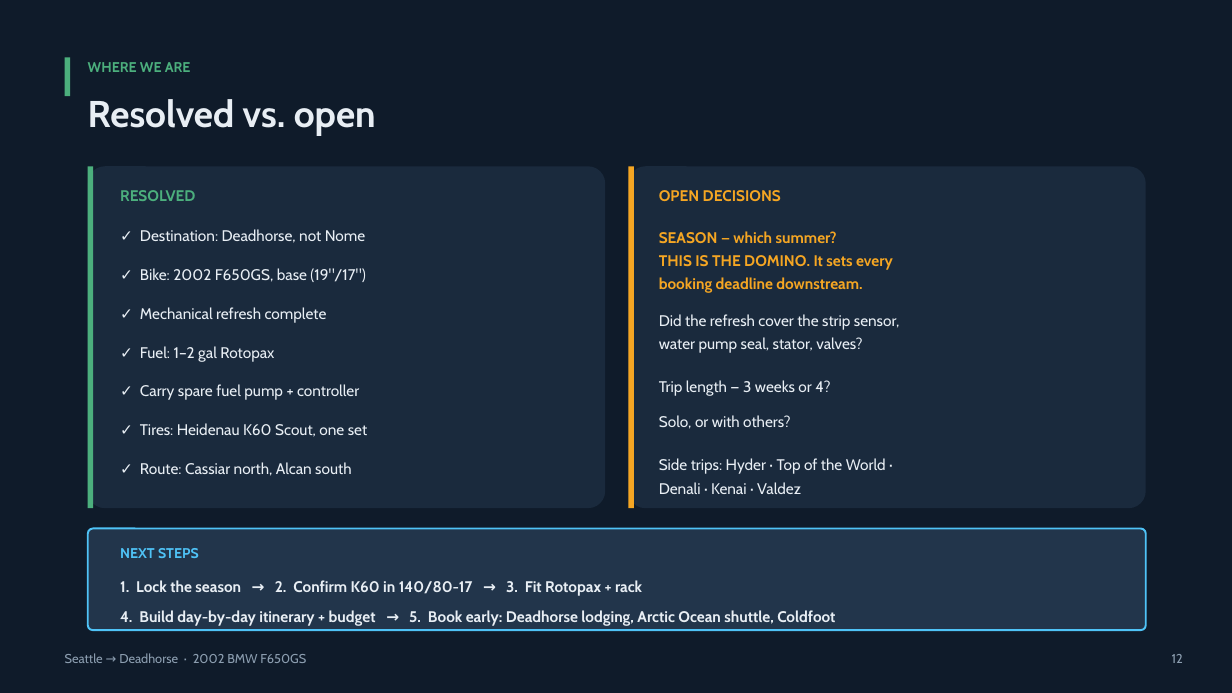
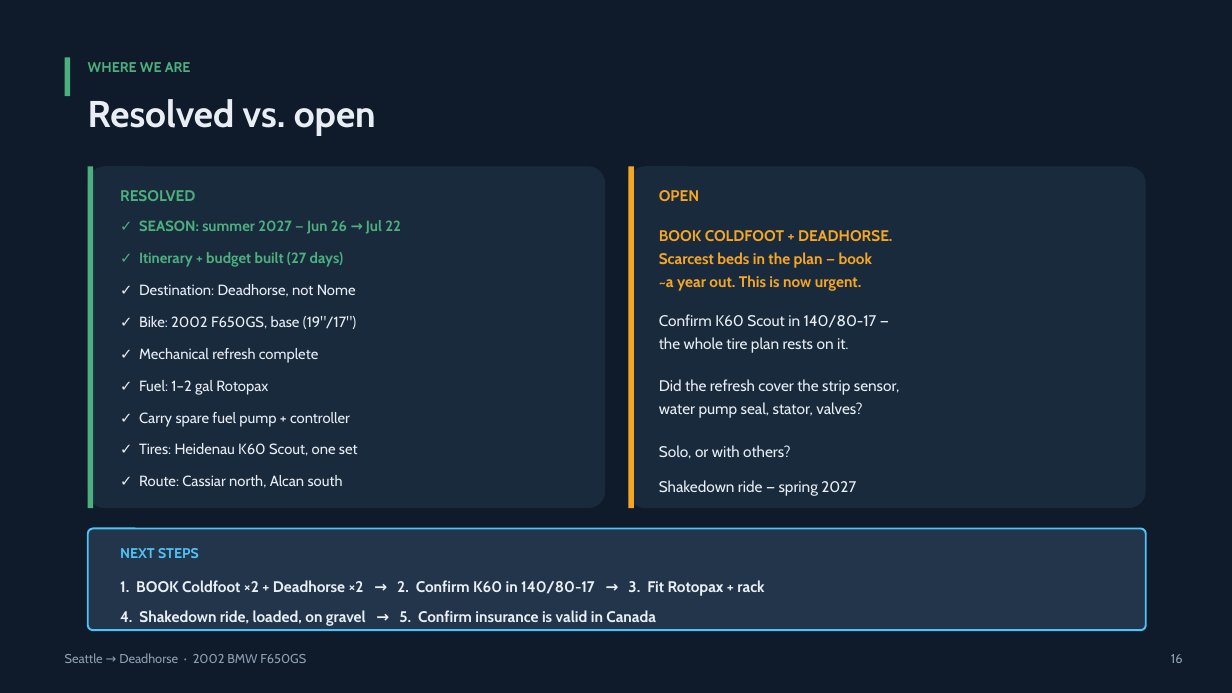
Before and after one commit to jrb985/alaska-trip, a slide deck: slide 16 of docs/Seattle_to_Deadhorse_Trip_Plan.pptx (slide 12 before the commit). Drawn at 1232x693 pixels with LibreOffice and Linux fonts; fonts in the diff are those of the drawing. Boxes give left, top, right and bottom in pixels: in the first picture for what was removed or moved away, otherwise in the second. Text is boxed around its words. In the diff, an @@ line names an element or a change of style, - is before the commit and + after.

Commit message:
Lock summer 2027: add day-by-day itinerary, budget, and booking deadlines

```diff
--- a/docs/Seattle_to_Deadhorse_Trip_Plan.pptx
+++ b/docs/Seattle_to_Deadhorse_Trip_Plan.pptx
@@ text at [659,190,699,201]: text changed @@
-OPEN DECISIONS
+OPEN
@@ text added at [139,220,401,234], 11.5 pt, text #4CAF7D, bold @@
+✓ SEASON: summer 2027 — Jun 26 → Jul 22
@@ text at [659,230,892,291]: text changed @@
-SEASON — which summer?
-THIS IS THE DOMINO. It sets every
-booking deadline downstream.
+BOOK COLDFOOT + DEADHORSE.
+Scarcest beds in the plan — book
+~a year out. This is now urgent.
@@ text added at [139,252,343,267], 11.5 pt, text #4CAF7D, bold @@
+✓ Itinerary + budget built (27 days)
@@ size 12 to 11.5 pt in 7 elements at [139,475,343,488], [139,443,358,456], [139,412,350,427], [139,380,268,395], [139,348,318,363], [139,316,356,329], [139,284,356,297] @@
@@ text "✓ Destination: Deadhorse, not Nome": place and size @@
-text "✓ Destination: Deadhorse, not Nome" at [140,229,365,243]
+text "✓ Destination: Deadhorse, not Nome" at [139,284,356,297]
@@ text "✓ Bike: 2002 F650GS, base ...": place and size @@
-text "✓ Bike: 2002 F650GS, base ..." at [140,268,365,282]
+text "✓ Bike: 2002 F650GS, base ..." at [139,316,356,329]
@@ text added at [659,314,877,353], 12 pt, text #E8EEF4 @@
+Confirm K60 Scout in 140/80-17 —
+the whole tire plan rests on it.
@@ text "✓ Mechanical refresh complete": place and size @@
-text "✓ Mechanical refresh complete" at [140,307,327,323]
+text "✓ Mechanical refresh complete" at [139,348,318,363]
@@ text "✓ Fuel: 1–2 gal Rotopax": place and size @@
-text "✓ Fuel: 1–2 gal Rotopax" at [140,346,274,362]
+text "✓ Fuel: 1–2 gal Rotopax" at [139,380,268,395]
@@ text "Did the refresh cover the ...": place and size @@
-text "Did the refresh cover the ..." at [659,314,899,353]
+text "Did the refresh cover the ..." at [659,379,899,418]
@@ text removed at [659,380,830,396] @@
-Trip length — 3 weeks or 4?
@@ text "✓ Carry spare fuel pump ...": place and size @@
-text "✓ Carry spare fuel pump ..." at [140,384,359,400]
+text "✓ Carry spare fuel pump ..." at [139,412,350,427]
@@ text "✓ Tires: Heidenau K60 Scout, ...": place and size @@
-text "✓ Tires: Heidenau K60 Scout, ..." at [140,423,367,437]
+text "✓ Tires: Heidenau K60 Scout, ..." at [139,443,358,456]
@@ text "Solo, or with others?": place and size @@
-text "Solo, or with others?" at [659,415,790,429]
+text "Solo, or with others?" at [659,445,790,459]
@@ text "✓ Route: Cassiar north, Alcan ...": place and size @@
-text "✓ Route: Cassiar north, Alcan ..." at [140,462,351,476]
+text "✓ Route: Cassiar north, Alcan ..." at [139,475,343,488]
@@ text removed at [659,458,886,494] @@
-Side trips: Hyder · Top of the World ·
-Denali · Kenai · Valdez
@@ text added at [659,480,856,496], 12 pt, text #E8EEF4 @@
+Shakedown ride — spring 2027
@@ text at [120,580,764,626]: text changed @@
-1. Lock the season → 2. Confirm K60 in 140/80-17 → 3. Fit Rotopax + rack
-4. Build day-by-day itinerary + budget → 5. Book early: Deadhorse lodging, Arctic Ocean shuttle, Coldfoot
+1. BOOK Coldfoot ×2 + Deadhorse ×2 → 2. Confirm K60 in 140/80-17 → 3. Fit Rotopax + rack
+4. Shakedown ride, loaded, on gravel → 5. Confirm insurance is valid in Canada
@@ text at [1171,654,1183,663]: text changed @@
-12
+16
```
Also in this commit, not shown: 1 other slide changed, 4 slides added, 1 other file.
